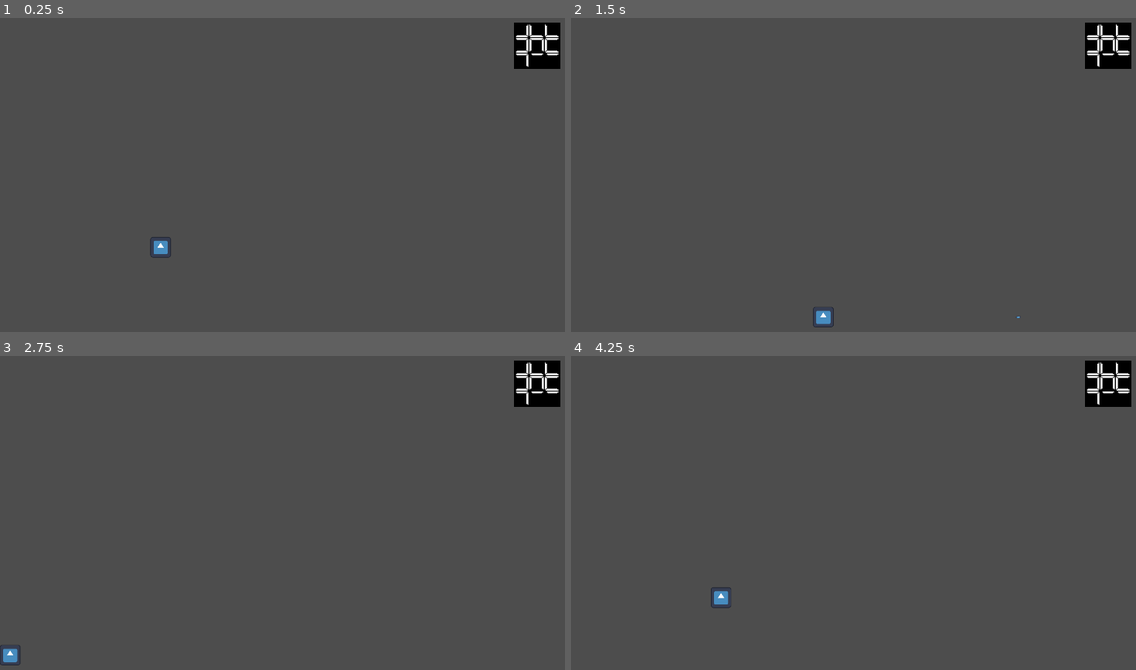
Above: before the commit, frames 1-4 (two rows, left to right).
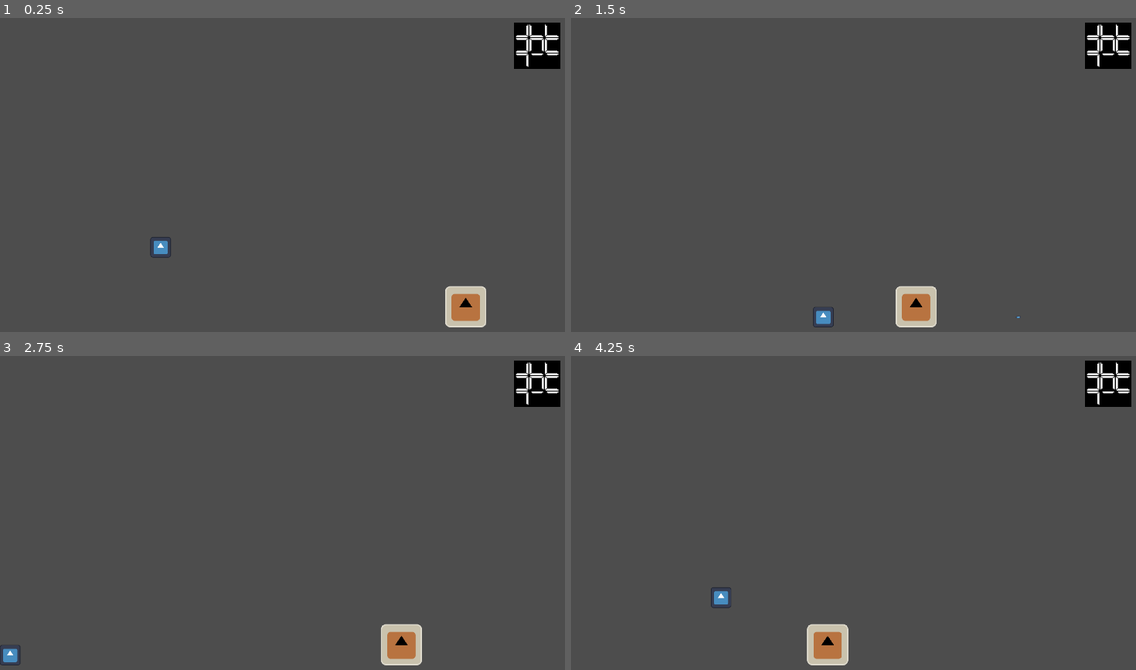
Above: after the commit, the same moments.

Repository: bkerz/shooter
Game: Godot game, scene res://main.tscn
Same seed, same stepped clock (60 frames per second), same inputs: the game is played once before the commit and once after it. The engine's default icon, where the game draws it, is replaced by a stand-in: a white triangle on a blue panel in a dark square.
Inputs:
- Up to frame 1 (0.25 s): no input
- Up to frame 2 (1.5 s): tap Enter (ui_accept) at 0.5, 0.77 s; hold Right (ui_right) from 0.53 s (still down); tap J (shoot) at 0.6, 1.35 s
- Up to frame 3 (2.75 s): tap Enter (ui_accept) at 1.52 s; release Right (ui_right) at 2.03 s; hold Left (ui_left) from 2.03 s (still down); tap J (shoot) at 2.1 s
- Up to frame 4 (4.25 s): release Left (ui_left) at 2.78 s; hold Right (ui_right) from 2.78 s (still down); tap J (shoot) at 2.85, 3.6 s; tap Enter (ui_accept) at 3.02, 3.77 s

The runs differ from the first frame. In frame 1, 1.0% of the frame differs, in the area x 78-87%, y 85-99%; in frame 2, 0.9%; in frame 3, 0.9%; in frame 4, 1.0%, in the area x 41-50%, y 85-99%.

Commit message:
feat: show enemy by default in all levels

Diff:
--- a/level.tscn
+++ b/level.tscn
@@ -1,7 +1,8 @@
-[gd_scene load_steps=5 format=3 uid="uid://8sy2386austd"]
+[gd_scene load_steps=6 format=3 uid="uid://8sy2386austd"]
 
 [ext_resource type="Script" path="res://level.gd" id="1_1eic6"]
 [ext_resource type="PackedScene" uid="uid://cwot7cb8kai5t" path="res://door.tscn" id="3_uhx8u"]
+[ext_resource type="PackedScene" uid="uid://gq1cd6ofor2j" path="res://entities/enemies/walker.tscn" id="3_yy802"]
 
 [sub_resource type="RectangleShape2D" id="RectangleShape2D_7vaij"]
 size = Vector2(1920, 63)
@@ -93,3 +94,6 @@
 [node name="CollisionShape2D" type="CollisionShape2D" parent="StaticBody2D10"]
 position = Vector2(985, 868)
 shape = SubResource("RectangleShape2D_ww0a8")
+
+[node name="CharacterBody2D" parent="." groups=["enemy"] instance=ExtResource("3_yy802")]
+position = Vector2(1523, 924)
